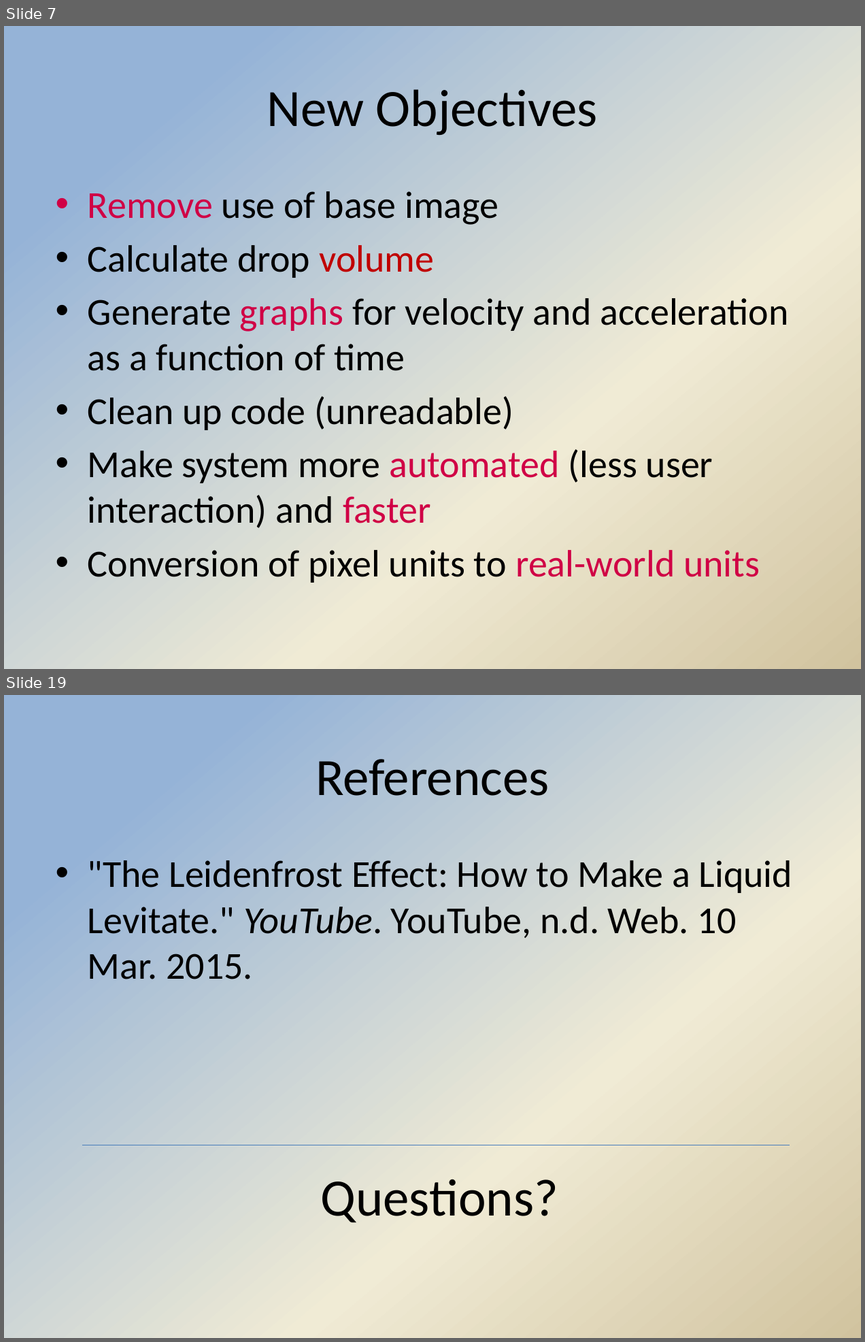
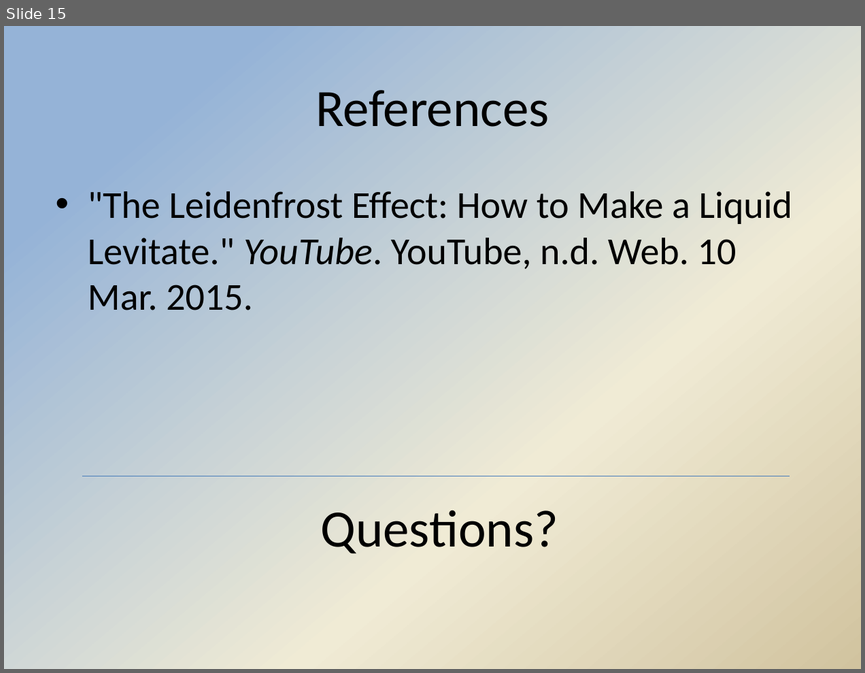
Before and after one commit to Hdtran89/ImageProcessing, a slide deck: A Team Documents/Final presentation.pptx. Shown one above the other, each under a label of ours: slides 7 and 19 before the commit, slide 15 after it; the slides between them are not shown. The pictures are 865x1342 and 865x673 pixels, drawn with LibreOffice and Linux fonts; fonts in the diff are those of the drawing; background and template pictures are left out. Boxes give left, top, right and bottom in pixels: in the first picture for what was removed or moved away, otherwise in the second. Text is boxed around its words. In the diff, an @@ line names an element or a change of style, - is before the commit and + after.

```diff
--- a/A Team Documents/Final presentation.pptx
+++ b/A Team Documents/Final presentation.pptx
@@ slide 7 removed at [4,26,861,669], background gradient #95B3D7 to #F0EBD5 to #D1C39F @@
@@ title removed at [267,89,598,135] @@
-New Objectives
@@ text removed at [88,191,789,582] @@
-• Remove use of base image
-• Calculate drop volume
-• Generate graphs for velocity and acceleration as a function of time
-• Clean up code (unreadable)
-• Make system more automated (less user interaction) and faster
-• Conversion of pixel units to real-world units
@@ what was slide 19 is now slide 15 @@
```
Also in this commit, not shown: 1 slide changed, 9 slides added, 13 other slides removed.
